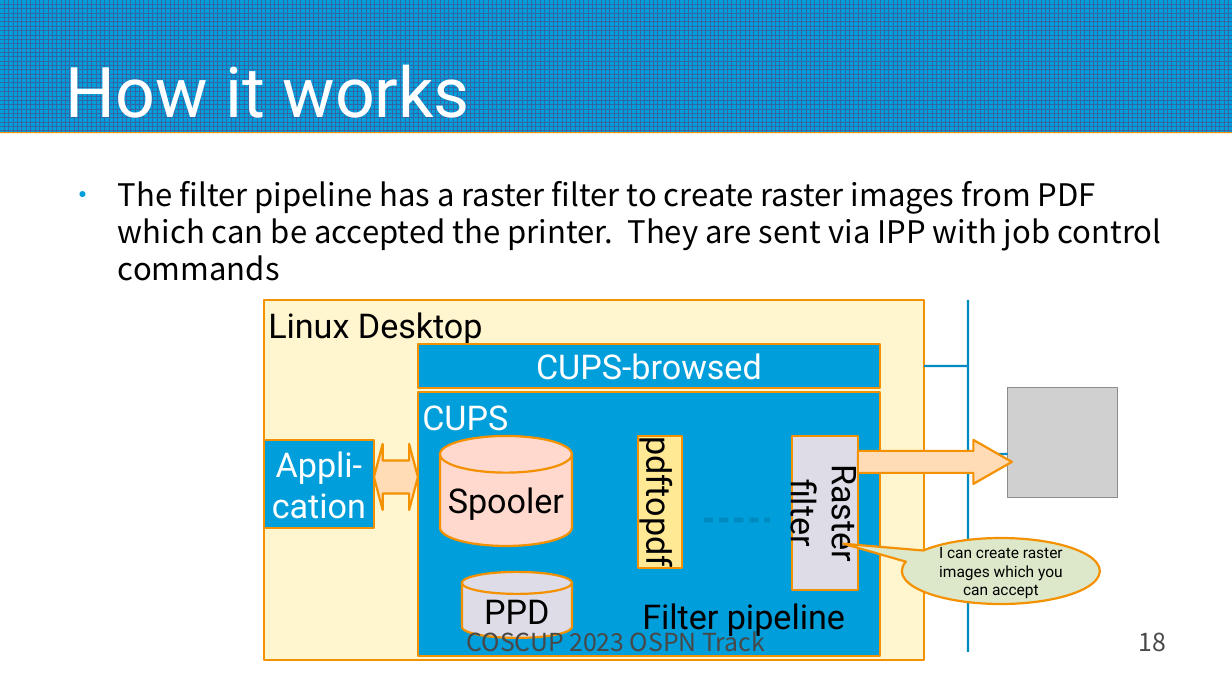
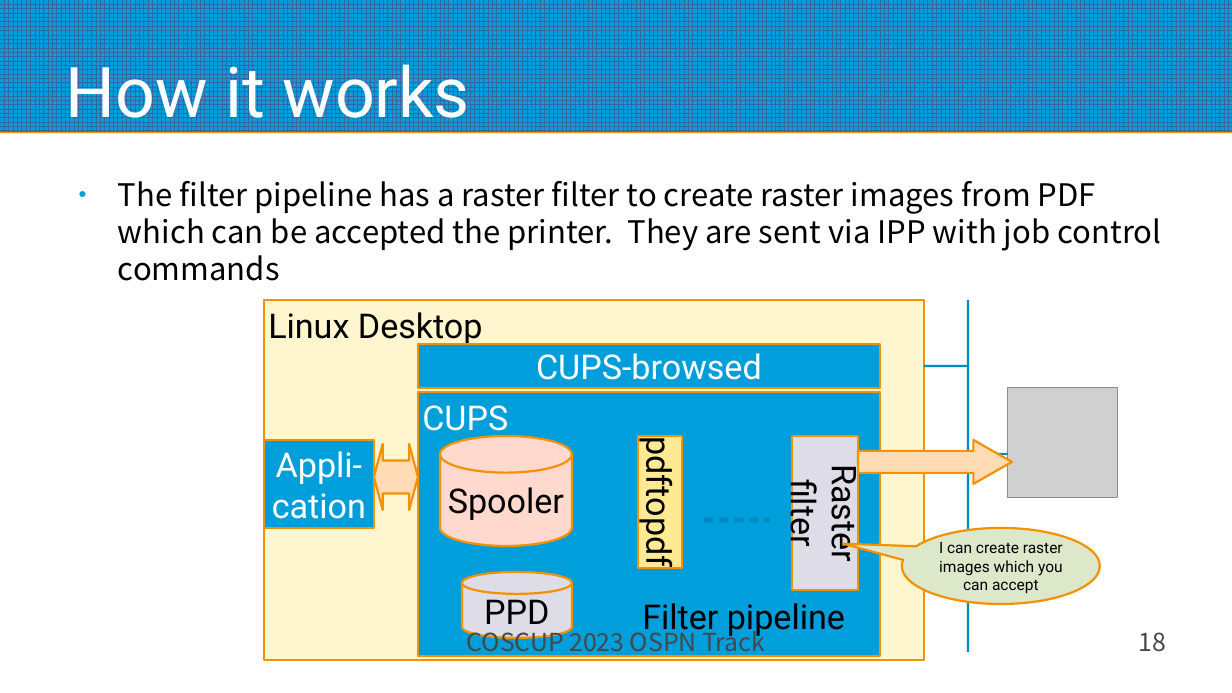
Before and after one commit to naruoga/presentations, a slide deck: slide 18 of COSCUP2023_Desktop_Printing.odp. Drawn at 1232x693 pixels with LibreOffice and Linux fonts; fonts in the diff are those of the drawing; grey boxes stand for pictures. Boxes give left, top, right and bottom in pixels: in the first picture for what was removed or moved away, otherwise in the second. Text is boxed around its words. In the diff, an @@ line names an element or a change of style, - is before the commit and + after.

```diff
--- a/COSCUP2023_Desktop_Printing.odp
+++ b/COSCUP2023_Desktop_Printing.odp
@@ speech bubble "I can create raster images ...": place and size @@
-speech bubble "I can create raster images ..." at (902, 538, 1100, 604)
+speech bubble "I can create raster images ..." at (902, 528, 1100, 604)
@@ speech bubble "I can create raster images ..." at (902, 528, 1100, 604): proportions changed @@
```
Also in this commit, not shown: 4 other slides changed.
